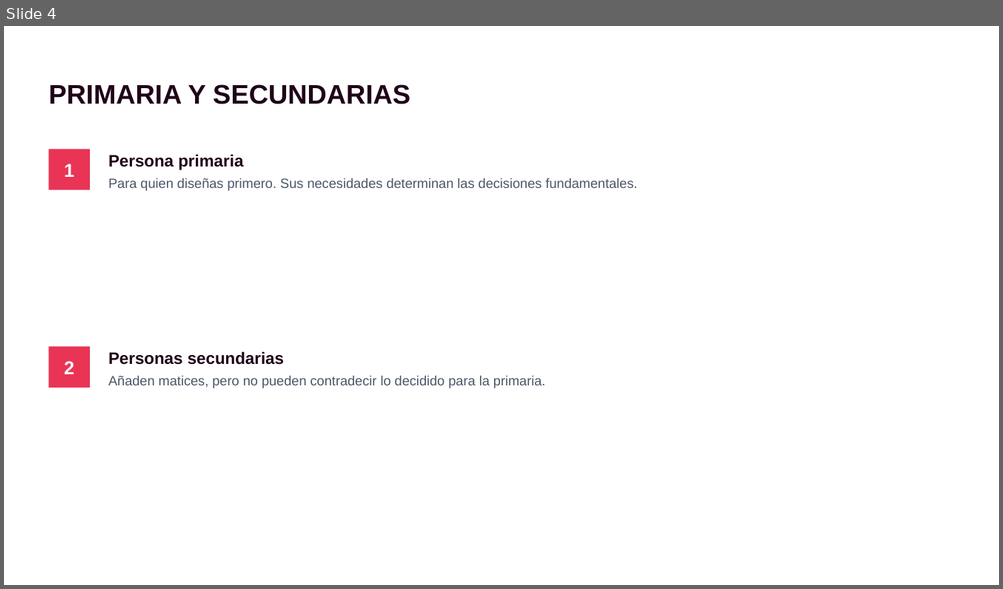
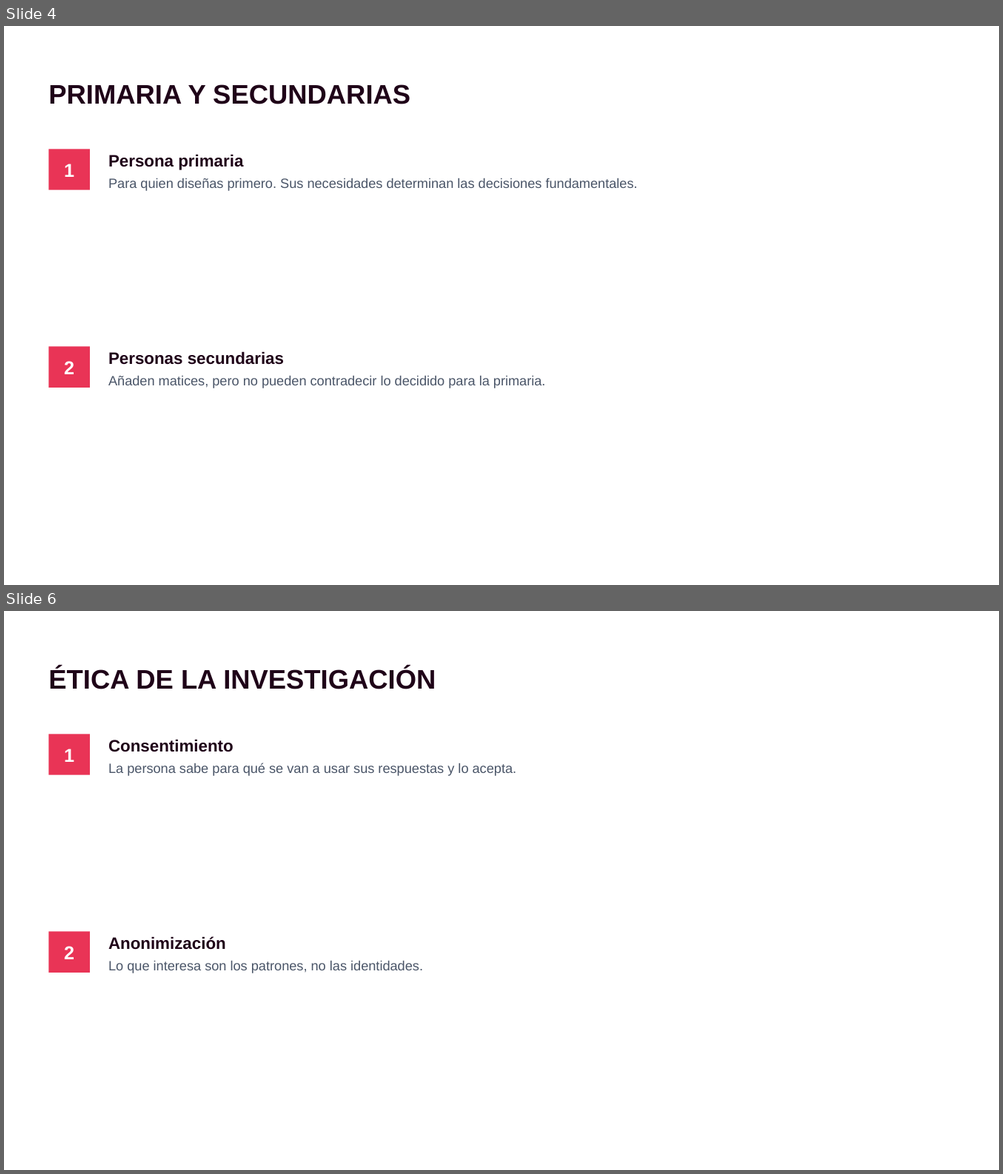
Before and after one commit to envasador/diseno-interfaces-web, a slide deck: docs/orbitas/orbita1/slides/pptx/orbita1_02_que_es_una_persona.pptx. Shown one above the other, each under a label of ours: slide 4 before the commit, slides 4 and 6 after it; the slides between them are not shown. The pictures are 1003x589 and 1003x1174 pixels, drawn with LibreOffice and Linux fonts; fonts in the diff are those of the drawing. Boxes give left, top, right and bottom in pixels: in the first picture for what was removed or moved away, otherwise in the second. Text is boxed around its words. In the diff, an @@ line names an element or a change of style, - is before the commit and + after.

```diff
--- a/docs/orbitas/orbita1/slides/pptx/orbita1_02_que_es_una_persona.pptx
+++ b/docs/orbitas/orbita1/slides/pptx/orbita1_02_que_es_una_persona.pptx
@@ slide 6 added at (4,611,999,1170), background #FFFFFF @@
@@ text added at (48,667,435,689), 26 pt, text #1F0318, bold @@
+ÉTICA DE LA INVESTIGACIÓN
@@ rectangle added at (48,734,90,775), fill #E93456 @@
@@ text added at (108,739,233,752), 16 pt, text #1F0318, bold @@
+Consentimiento
@@ text added at (64,749,74,762), 18 pt, text #FFFFFF, bold @@
+1
@@ text added at (108,763,517,776), 13 pt, text #4A5568 @@
+La persona sabe para qué se van a usar sus respuestas y lo acepta.
@@ rectangle added at (48,932,90,973), fill #E93456 @@
@@ text added at (108,937,226,950), 16 pt, text #1F0318, bold @@
+Anonimización
@@ text added at (64,946,74,960), 18 pt, text #FFFFFF, bold @@
+2
@@ text added at (108,961,423,974), 13 pt, text #4A5568 @@
+Lo que interesa son los patrones, no las identidades.
```
Also in this commit, not shown: 3 slides changed, 2 other slides added, 21 other files.
